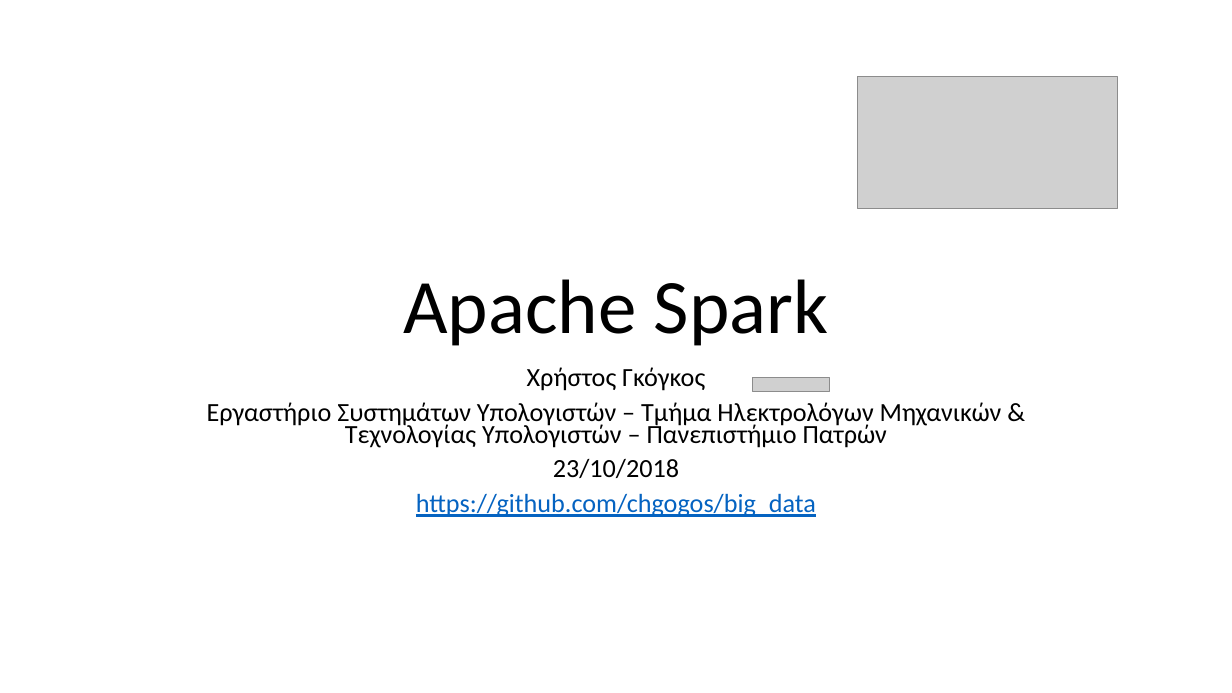
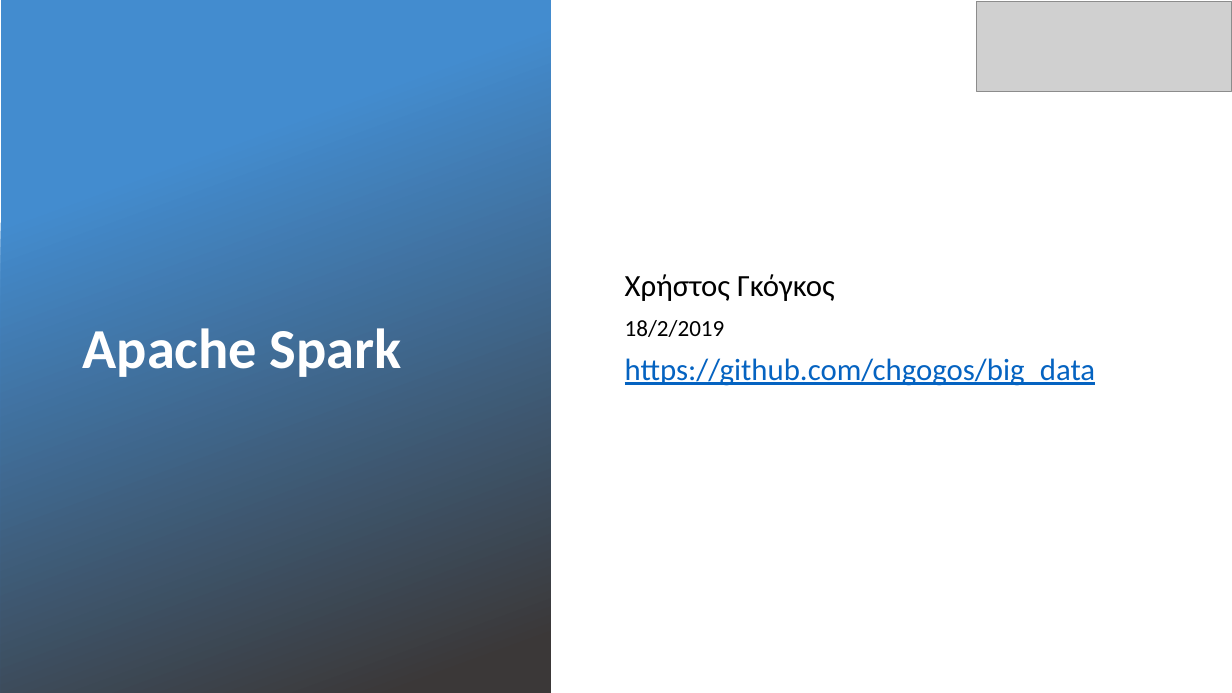
Before and after one commit to chgogos/big_data, a slide deck: slide 1 of 04. Apache Spark.pptx. Drawn at 1232x693 pixels with LibreOffice and Linux fonts; fonts in the diff are those of the drawing; grey boxes stand for pictures; background and template pictures are left out. Boxes give left, top, right and bottom in pixels: in the first picture for what was removed or moved away, otherwise in the second. Text is boxed around its words. In the diff, an @@ line names an element or a change of style, - is before the commit and + after.

```diff
--- a/04. Apache Spark.pptx
+++ b/04. Apache Spark.pptx
@@ rectangle added at (x1=1, y1=0, x2=552, y2=692), fill gradient #438CCF to #3B3838 @@
@@ picture added at (x1=977, y1=2, x2=1232, y2=91) @@
@@ subtitle "Χρήστος Γκόγκος" moved from (x1=207, y1=367, x2=1002, y2=517) to (x1=625, y1=274, x2=1096, y2=386) @@
@@ subtitle "Χρήστος Γκόγκος" at (x1=625, y1=274, x2=1096, y2=386): vertical alignment top to middle @@
@@ picture removed at (x1=858, y1=77, x2=1117, y2=209) @@
@@ subtitle at (x1=625, y1=274, x2=1096, y2=386): size 20.4 to 24 pt in "Χρήστος Γκόγκος", "https://github.com/chgogos/big_data"; alignment centre to left; line spacing 0.7 to 0.9 @@
@@ title "Apache Spark" moved from (x1=403, y1=279, x2=828, y2=346) to (x1=83, y1=328, x2=402, y2=377) @@
@@ title "Apache Spark" at (x1=83, y1=328, x2=402, y2=377): size 60 to 44 pt, text colour #000000 to #FFFFFF, bold on; alignment centre to left; vertical alignment bottom to top @@
@@ subtitle at (x1=625, y1=320, x2=725, y2=337): text changed; size 20.4 to 18 pt @@
-Εργαστήριο Συστημάτων Υπολογιστών – Τμήμα Ηλεκτρολόγων Μηχανικών & Τεχνολογίας Υπολογιστών – Πανεπιστήμιο Πατρών
-23/10/2018
+18/2/2019
@@ picture removed at (x1=752, y1=377, x2=829, y2=392) @@
```
Also in this commit, not shown: 12 other slides changed, 5 other files.
